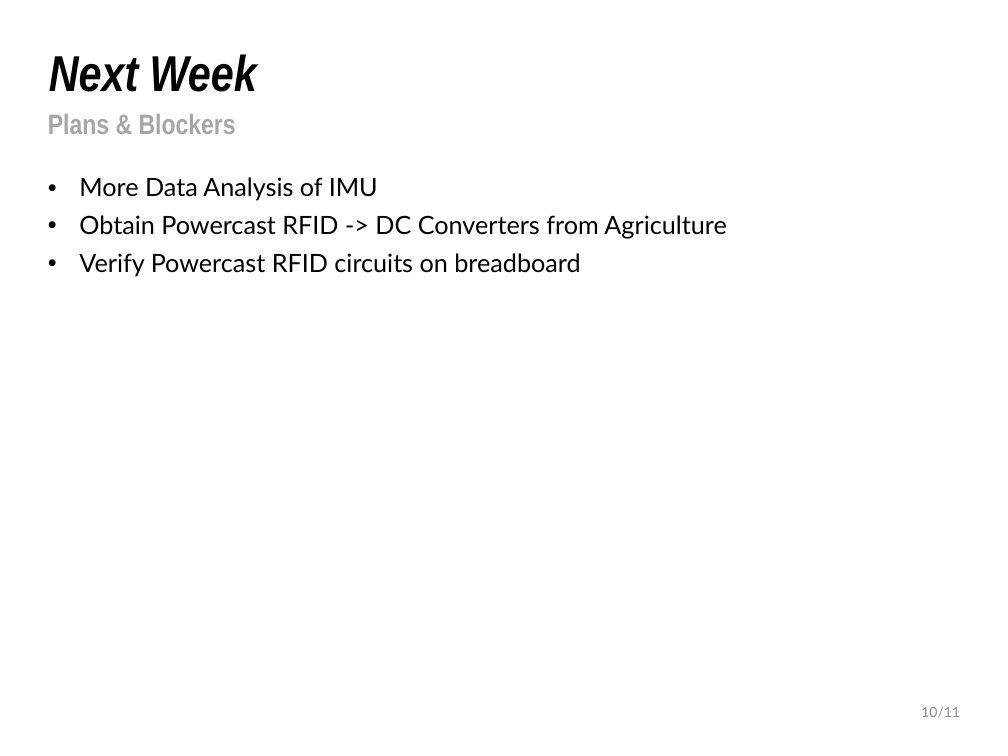
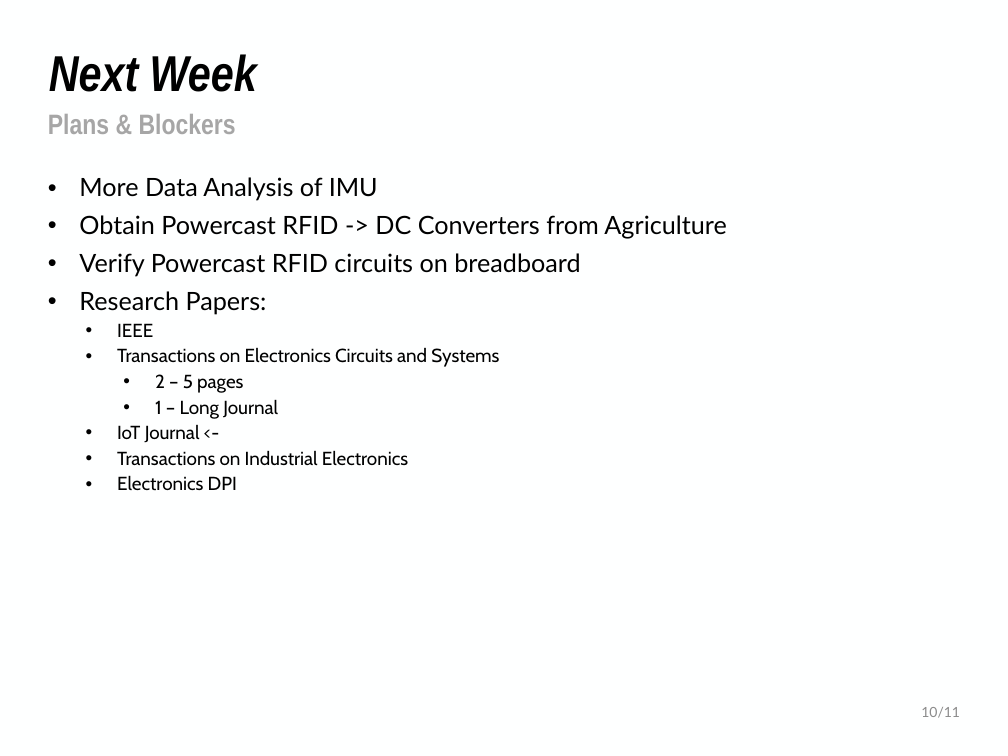
Before and after one commit to NHuang58/Biomedical_Device_PCB, a slide deck: slide 11 of Documentation/Slides/Week_20.pptx. Drawn at 1008x756 pixels with LibreOffice and Linux fonts; fonts in the diff are those of the drawing; background and template pictures are left out. Boxes give left, top, right and bottom in pixels: in the first picture for what was removed or moved away, otherwise in the second. Text is boxed around its words. In the diff, an @@ line names an element or a change of style, - is before the commit and + after.

```diff
--- a/Documentation/Slides/Week_20.pptx
+++ b/Documentation/Slides/Week_20.pptx
@@ text at box(79, 291, 499, 491): paragraphs added @@
+• Research Papers:
+  • IEEE
+  • Transactions on Electronics Circuits and Systems
+    • 2 – 5 pages
+    • 1 – Long Journal
+  • IoT Journal <-
+  • Transactions on Industrial Electronics
+  • Electronics DPI
```
Also in this commit, not shown: 1 other slide changed, 4 other files.
